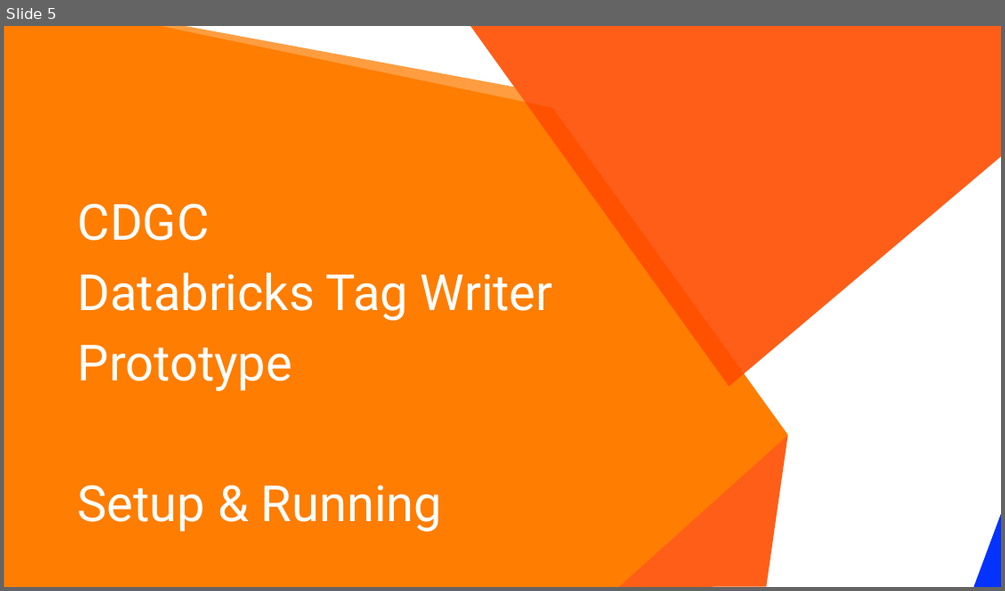
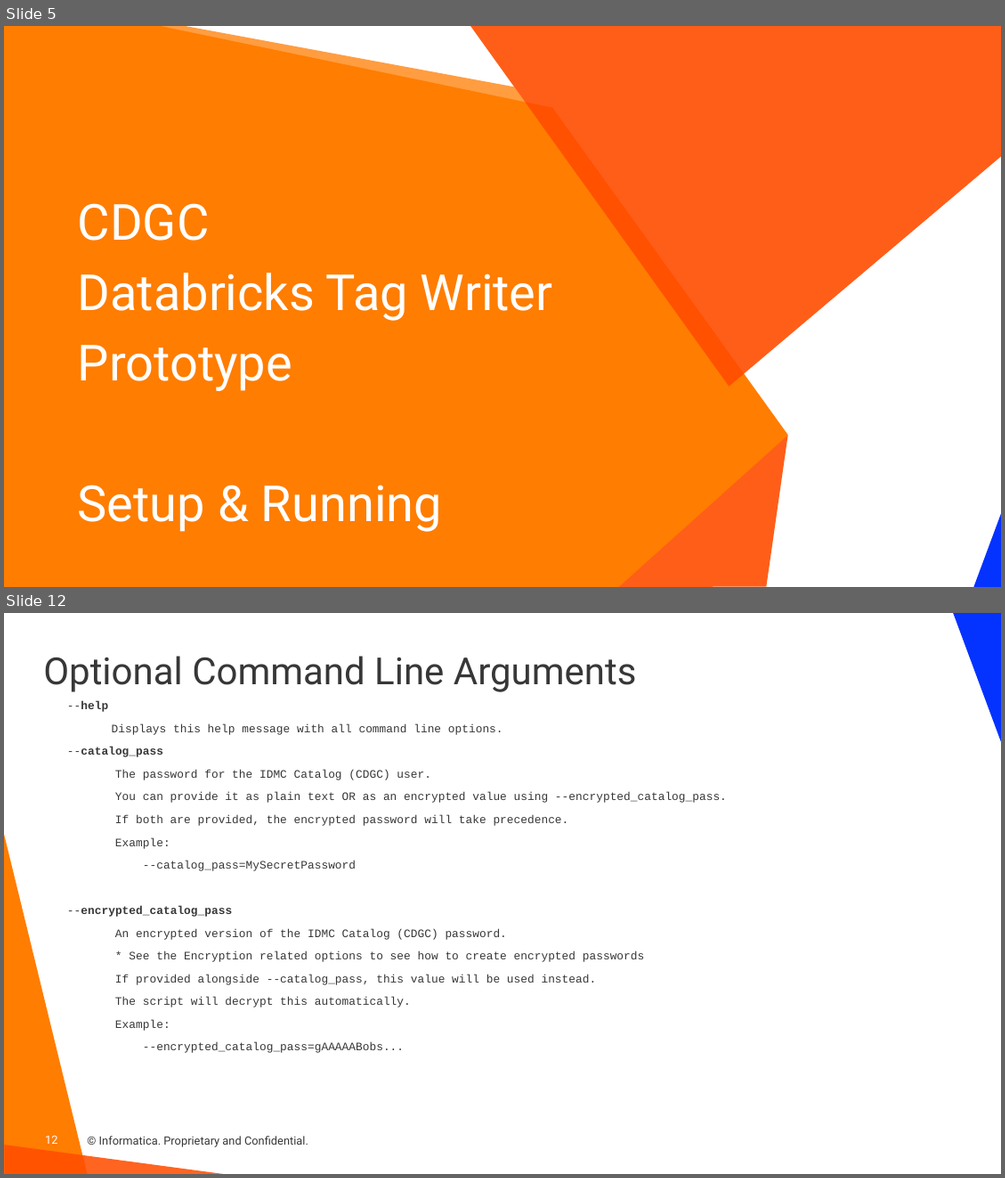
Before and after one commit to haystraw/Informatica_Databricks_Tag_Writer, a slide deck: CDGC Databricks Tag Writer.pptx. Shown one above the other, each under a label of ours: slide 5 before the commit, slides 5 and 12 after it; the slides between them are not shown. The pictures are 1005x591 and 1005x1178 pixels, drawn with LibreOffice and Linux fonts; fonts in the diff are those of the drawing; background and template pictures are left out. Boxes give left, top, right and bottom in pixels: in the first picture for what was removed or moved away, otherwise in the second. Text is boxed around its words. In the diff, an @@ line names an element or a change of style, - is before the commit and + after.

Commit message:
v20250709 Added pagination to searches to large environments Moved config parameters to config file, and added ability to override using command line parameters

```diff
--- a/CDGC Databricks Tag Writer.pptx
+++ b/CDGC Databricks Tag Writer.pptx
@@ slide 12 added at bbox=[4, 613, 1001, 1174], background #FFFFFF @@
@@ right triangle added at bbox=[953, 613, 1001, 742], fill #0432FF @@
@@ title added at bbox=[43, 656, 637, 692], 36 pt, text #373737 @@
+Optional Command Line Arguments
@@ text added at bbox=[67, 701, 727, 1053], 11 pt, text #373737 @@
+--help
+Displays this help message with all command line options.
+--catalog_pass
+The password for the IDMC Catalog (CDGC) user.
+You can provide it as plain text OR as an encrypted value using --encrypted_catalog_pass.
+If both are provided, the encrypted password will take precedence.
+Example:
+--catalog_pass=MySecretPassword
+--encrypted_catalog_pass
+An encrypted version of the IDMC Catalog (CDGC) password.
+* See the Encryption related options to see how to create encrypted passwords
+If provided alongside --catalog_pass, this value will be used instead.
+The script will decrypt this automatically.
+Example:
+--encrypted_catalog_pass=gAAAAABobs...
@@ right triangle added at bbox=[4, 833, 88, 1174], fill #FF7D00 @@
@@ right triangle added at bbox=[4, 1144, 223, 1174], fill #FF4D00 at 87% opacity @@
@@ page number added at bbox=[45, 1135, 57, 1143], 11 pt, text #FFFFFF @@
+12
@@ text added at bbox=[99, 1135, 308, 1147], 11 pt, text #373737 @@
+© Informatica. Proprietary and Confidential.
```
Also in this commit, not shown: 6 slides changed, 10 other slides added, 7 other files.
